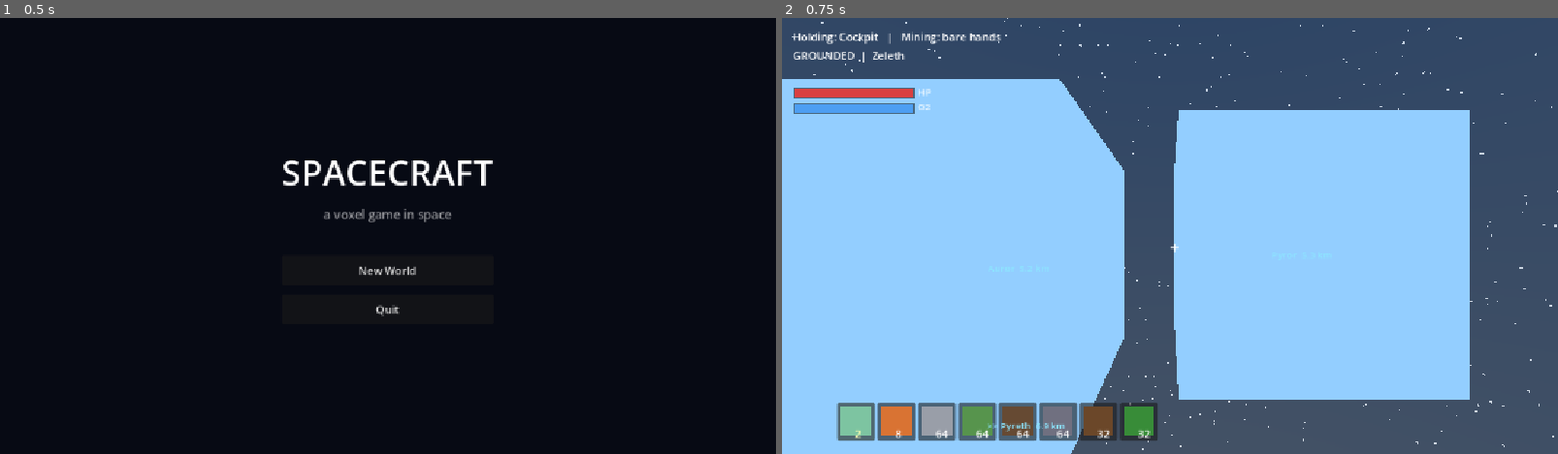
Above: before the commit, frames 1-2 (left to right).
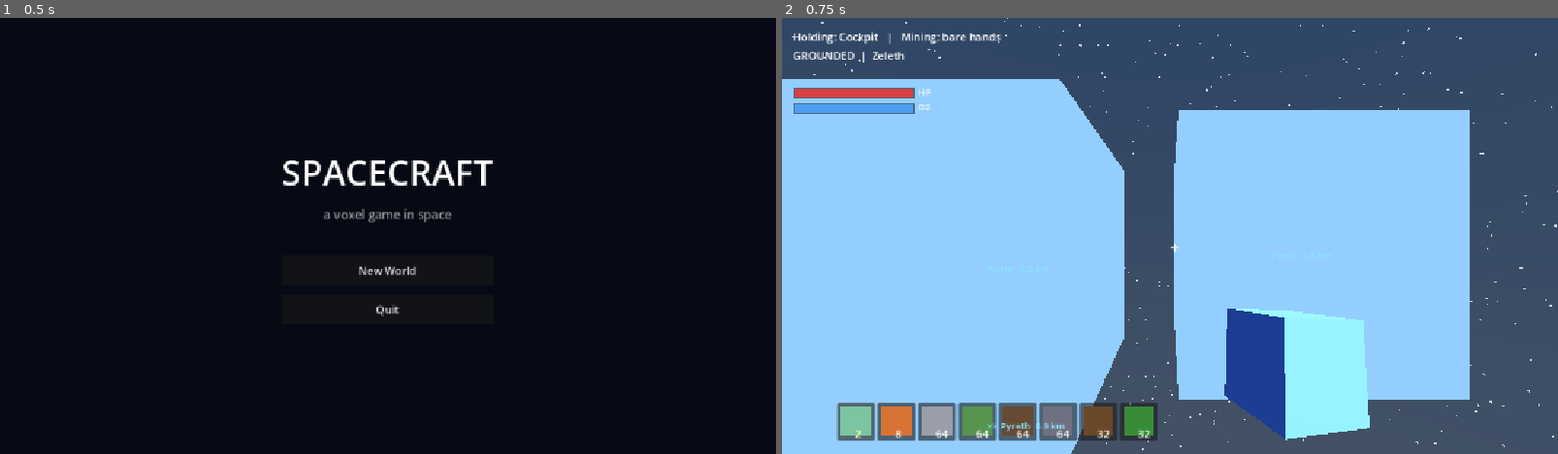
Above: after the commit, the same moments.

Repository: ParkerShelton/space-craft
Game: Godot game, scene res://scenes/Main.tscn
Same seed, same stepped clock (60 frames per second), same inputs: the game is played once before the commit and once after it.
Inputs:
- Up to frame 1 (0.5 s): no input
- Up to frame 2 (0.75 s): click "New World" at 0.5 s

Frame 1 is identical in both runs. In frame 2, 4.7% of the frame differs, in the area x 57-76%, y 66-97%.

Commit message:
Require wielding the weapon; add a held-item view-model and swing animation
Melee weapon damage now requires the Weapon to be your ACTIVE hotbar slot, not
just carried somewhere in inventory -- unlike worn gear (drill/O2 tank/suit),
which stays passively equipped from anywhere by design. You can't swing a sword
that's in your backpack.

Added a first-person held-item view-model built from boxes (matching the game's
whole aesthetic): a sword shape for the weapon (blade tinted by its material), a
drill shape, or a small held cube for any block/ore/refined material -- so
whatever's in your active slot now visibly shows in your hand. Attacking plays a
quick chop-and-return swing animation on the hand, triggered by an actual hit so
you can see the attack happen.

Verified headless: weapon damage only applies when it's the active slot (not
just carried), the hand model rebuilds when the held item changes, and the swing
animation moves off idle mid-swing and correctly returns after.

Co-Authored-By: Claude Opus 4.8 <noreply@anthropic.com>

Diff:
--- a/scripts/player.gd
+++ b/scripts/player.gd
@@ -44,6 +44,14 @@
 const MELEE_RANGE := 3.0          # a bit shorter than block REACH -- combat is close-range
 var _melee_damage := UNARMED_DAMAGE
 var _attack_cd := 0.0
+
+# --- held item view-model ---
+const HAND_IDLE_ROT := Vector3(-0.15, 0.35, -0.12)
+const SWING_DURATION := 0.28
+var _hand_pivot: Node3D
+var _held_root: Node3D        # current item mesh, child of _hand_pivot
+var _held_key := ""           # cache key; only rebuild the model when this changes
+var _swing_t := 999.0         # counts up from 0 during a swing; >=SWING_DURATION = idle
 
 var world: WorldManager           # set by main.gd
 var grounded := false
@@ -137,6 +145,14 @@
 	_ray.target_position = Vector3(0, 0, -REACH)
 	_ray.collide_with_bodies = true
 	_camera.add_child(_ray)
+
+	# view-model: whatever you're actively holding (weapon/drill/block) shows in
+	# your hand, so a melee weapon's bonus damage requires actually wielding it --
+	# not just carrying one somewhere in the pack.
+	_hand_pivot = Node3D.new()
+	_hand_pivot.position = Vector3(0.34, -0.28, -0.55)
+	_hand_pivot.rotation = HAND_IDLE_ROT
+	_camera.add_child(_hand_pivot)
 
 	# With axis-snapped gravity the ground is always flat, so keep the character
 	# glued to it and don't let it slide.
@@ -354,6 +370,7 @@
 			_toast_label.visible = false
 	_process_survival(delta)
 	_check_ship_transitions()
+	_update_swing(delta)
 	if _station_open != null:
 		if is_instance_valid(_station_open):
 			_refresh_station_ui()  # live-update job progress + finished output
@@ -1223,9 +1240,24 @@
 	if not holding or _attack_cd > 0.0:
 		return
 	_attack_cd = MELEE_COOLDOWN
+	_swing_t = 0.0
 	var died := creature.take_hit(_melee_damage)
 	if died:
 		_toast("Killed " + cname)
+
+
+## Advance the held-item swing animation: a quick chop-and-return arc, triggered
+## by _process_attack on each hit so you can actually see the attack happen.
+func _update_swing(delta: float) -> void:
+	if _hand_pivot == null:
+		return
+	if _swing_t >= SWING_DURATION:
+		_hand_pivot.rotation = HAND_IDLE_ROT
+		return
+	_swing_t += delta
+	var t := clampf(_swing_t / SWING_DURATION, 0.0, 1.0)
+	var s := sin(t * PI)
+	_hand_pivot.rotation = HAND_IDLE_ROT + Vector3(-1.1, 0.5, -0.4) * s
 
 
 func _pick_up_station(st: Station) -> void:
@@ -1649,7 +1681,6 @@
 	var best := 1.0
 	var o2b := 0.0
 	var resist := 0.0
-	var dmg := UNARMED_DAMAGE
 	for s in inv:
 		if s["count"] <= 0:
 			continue
@@ -1661,12 +1692,76 @@
 				o2b = maxf(o2b, float(mat.get("o2", 0.0)))
 			Blocks.SUIT:
 				resist = maxf(resist, float(mat.get("resist", 0.0)))
-			Blocks.WEAPON:
-				dmg = maxf(dmg, float(mat.get("damage", 0.0)))
 	mine_power = best
 	_o2_bonus = o2b
 	_hazard_resist = clampf(resist, 0.0, 0.9)
-	_melee_damage = dmg
+
+	# A melee weapon only does anything if it's the slot you're actively holding --
+	# unlike worn gear (drill/tank/suit), carrying one in the pack isn't enough.
+	var active: Dictionary = inv[active_slot] if active_slot >= 0 and active_slot < inv.size() else {}
+	if active.get("id", -1) == Blocks.WEAPON and int(active.get("count", 0)) > 0:
+		_melee_damage = float(active.get("mat", {}).get("damage", UNARMED_DAMAGE))
+	else:
+		_melee_damage = UNARMED_DAMAGE
+	_update_held_item(active)
+
+
+# --- held item view-model ------------------------------------------------------
+
+func _update_held_item(active: Dictionary) -> void:
+	var id: int = int(active.get("id", Blocks.AIR)) if not active.is_empty() else Blocks.AIR
+	var mat: Dictionary = active.get("mat", {}) if not active.is_empty() else {}
+	var count: int = int(active.get("count", 0)) if not active.is_empty() else 0
+	var key := "%d:%s" % [id, mat.get("name", "")]
+	if count <= 0:
+		id = Blocks.AIR
+		key = "air"
+	if key == _held_key:
+		return
+	_held_key = key
+	if _held_root != null:
+		_held_root.queue_free()
+		_held_root = null
+	if id == Blocks.AIR or _hand_pivot == null:
+		return
+	_held_root = Node3D.new()
+	_hand_pivot.add_child(_held_root)
+	if id == Blocks.WEAPON:
+		_build_held_weapon(mat.get("color", Color(0.8, 0.8, 0.85)))
+	elif id == Blocks.DRILL:
+		_build_held_drill(mat.get("color", Color(0.7, 0.7, 0.75)))
+	elif Blocks.is_placeable_block(id) or Blocks.is_ore(id) or Blocks.is_refined(id):
+		_build_held_block(mat.get("color", Blocks.color_of(id)))
+	# other gear (O2 Tank, Suit) is worn, not wielded -- nothing shown in hand
+
+
+func _mk_view_box(size: Vector3, pos: Vector3, color: Color) -> MeshInstance3D:
+	var mi := MeshInstance3D.new()
+	var m := BoxMesh.new()
+	m.size = size
+	mi.mesh = m
+	mi.position = pos
+	var mat := StandardMaterial3D.new()
+	mat.albedo_color = color
+	mat.roughness = 0.7
+	mi.material_override = mat
+	_held_root.add_child(mi)
+	return mi
+
+
+func _build_held_weapon(color: Color) -> void:
+	_mk_view_box(Vector3(0.05, 0.05, 0.22), Vector3(0, 0, 0.12), Color(0.25, 0.22, 0.2))  # hilt
+	_mk_view_box(Vector3(0.16, 0.03, 0.03), Vector3(0, 0, 0.0), Color(0.35, 0.32, 0.3))   # guard
+	_mk_view_box(Vector3(0.05, 0.02, 0.55), Vector3(0, 0, -0.32), color)                  # blade
+
+
+func _build_held_drill(color: Color) -> void:
+	_mk_view_box(Vector3(0.16, 0.16, 0.34), Vector3(0, 0, 0.06), Color(0.3, 0.3, 0.32))  # body
+	_mk_view_box(Vector3(0.06, 0.06, 0.3), Vector3(0, 0, -0.28), color)                   # bit
+
+
+func _build_held_block(color: Color) -> void:
+	_mk_view_box(Vector3(0.22, 0.22, 0.22), Vector3(0, 0, -0.15), color)
 
 
 func _max_oxygen() -> float:
